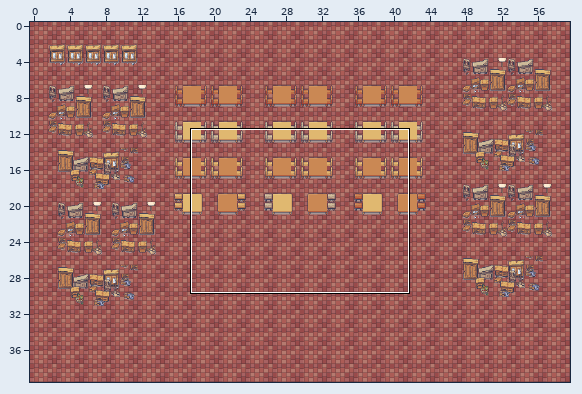
Two states of a Tiled map, assets/library_earthquake.tmx. Above: a wide view before the commit, with the close-up outlined.
Close-up. Before the commit:
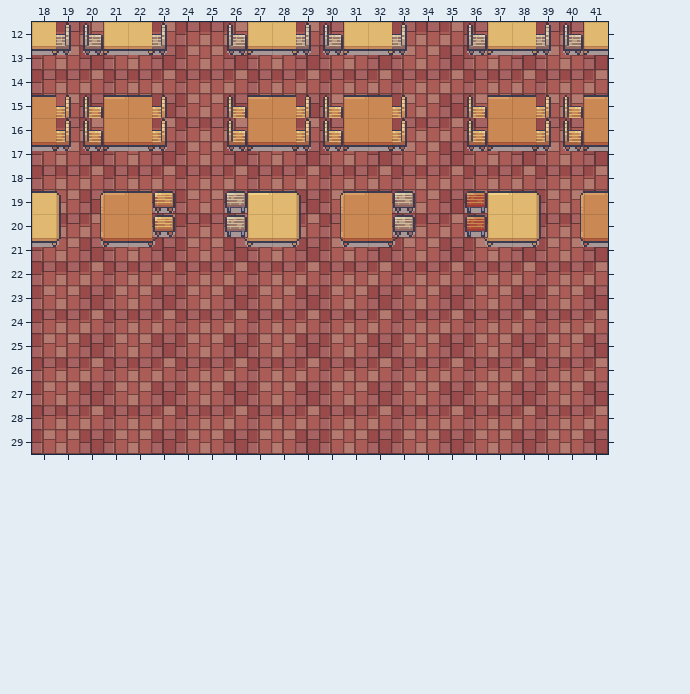
Cells are 16x16 px. Shown: x 18..41, y 12..29. The commit also changed other parts of the map, which this record leaves out.
Once edited:
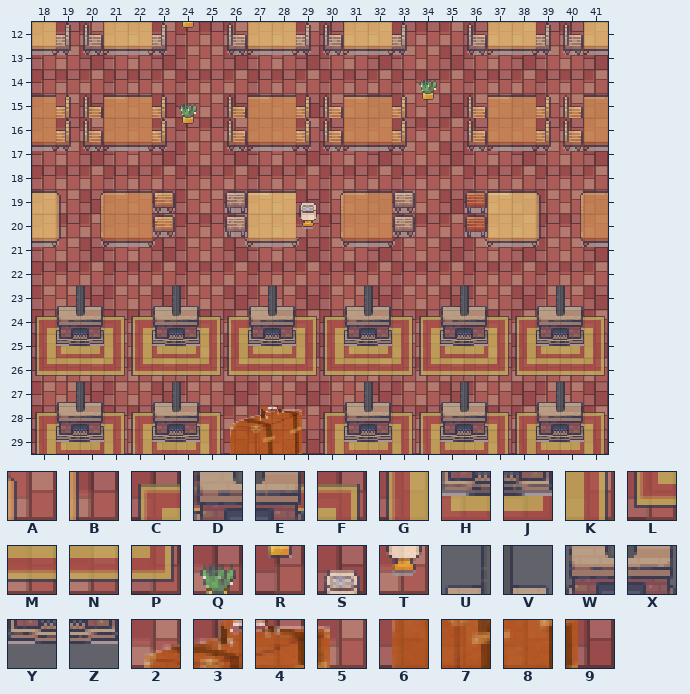
Key: from "Interiors_free_16x16": A 168, B 184, C 247, D 248, E 249, F 250, G 263, H 264, J 265, K 266, L 279, M 280, N 281, P 282, Q 784, R 800, S 926, T 942, U 1385, V 1386, W 1401, X 1402, Y 1417, Z 1418; from "行李箱4": 2 21, 3 22, 4 23, 5 24, 6 30, 7 31, 8 32, 9 33.
_ is an empty cell, . an unchanged one.
Tiles of an added or newly shown layer are drawn over the layers below it.
See-through tiles are keyed as they look on the map.
What changed:
layer "圖塊層 2" opacity 100% -> 80%
--- layer "圖塊層 2"
@@ x 24..24 @@
-12 _
+12 R
@@ x 24..34 @@
-14 .........._
-15 _........._
-16 _..........
+14 ..........Q
+15 Q.........R
+16 R..........
@@ x 29..29 @@
-19 A
-20 B
+19 S
+20 T
@@ x 18..41 @@
-24 ________________________
-25 ________________________
-26 ________________________
+24 CDEFCDEFCDEFCDEFCDEFCDEF
+25 GHJKGHJKGHJKGHJKGHJKGHJK
+26 LMNPLMNPLMNPLMNPLMNPLMNP
@@ x 18..41 @@
-28 ________________________
-29 ________________________
+28 CDEFCDEF2345CDEFCDEFCDEF
+29 GHJKGHJK6789GHJKGHJKGHJK
--- layer "圖塊層 3" (added)
@@ x 19..40 @@
-23 __..__..__..__..__..__
-24 __..__..__..__..__..__
-25 __..__..__..__..__..__
+23 UV..UV..UV..UV..UV..UV
+24 WX..WX..WX..WX..WX..WX
+25 YZ..YZ..YZ..YZ..YZ..YZ
@@ x 19..40 @@
-27 __..__......__..__..__
-28 __..__......__..__..__
-29 __..__......__..__..__
+27 UV..UV......UV..UV..UV
+28 WX..WX......WX..WX..WX
+29 YZ..YZ......YZ..YZ..YZ
